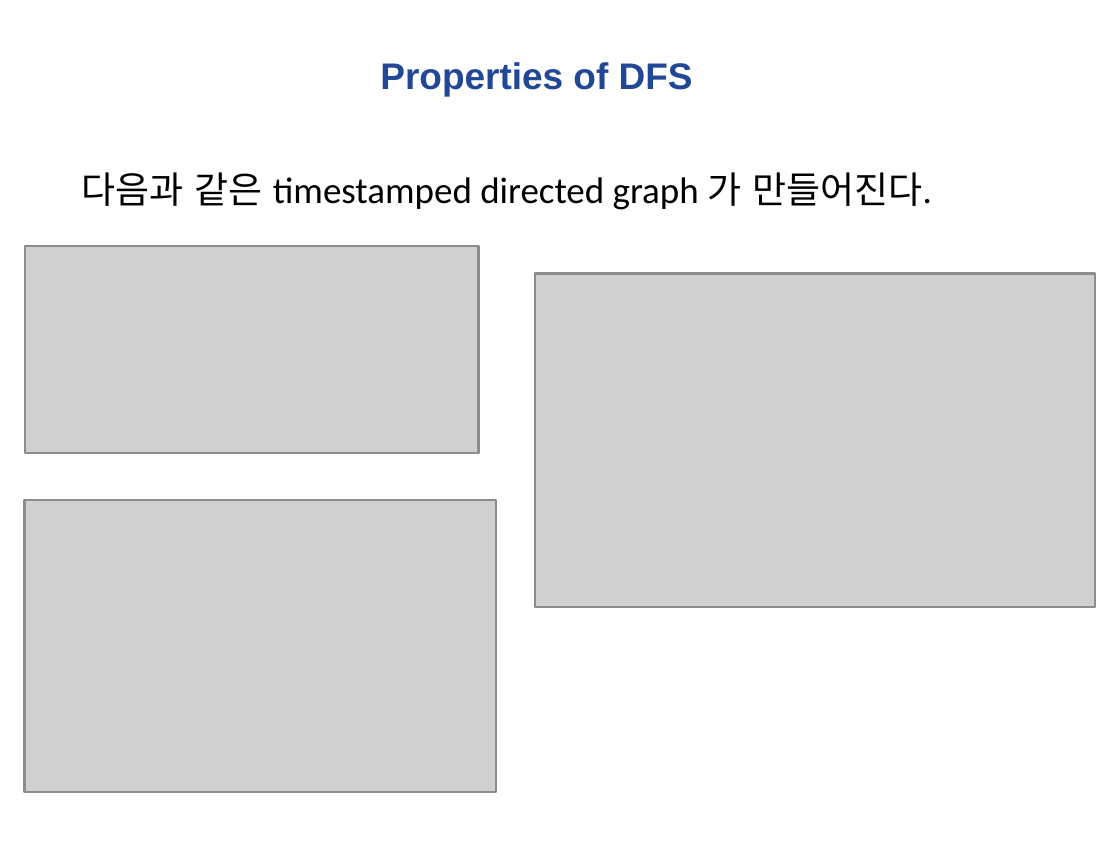
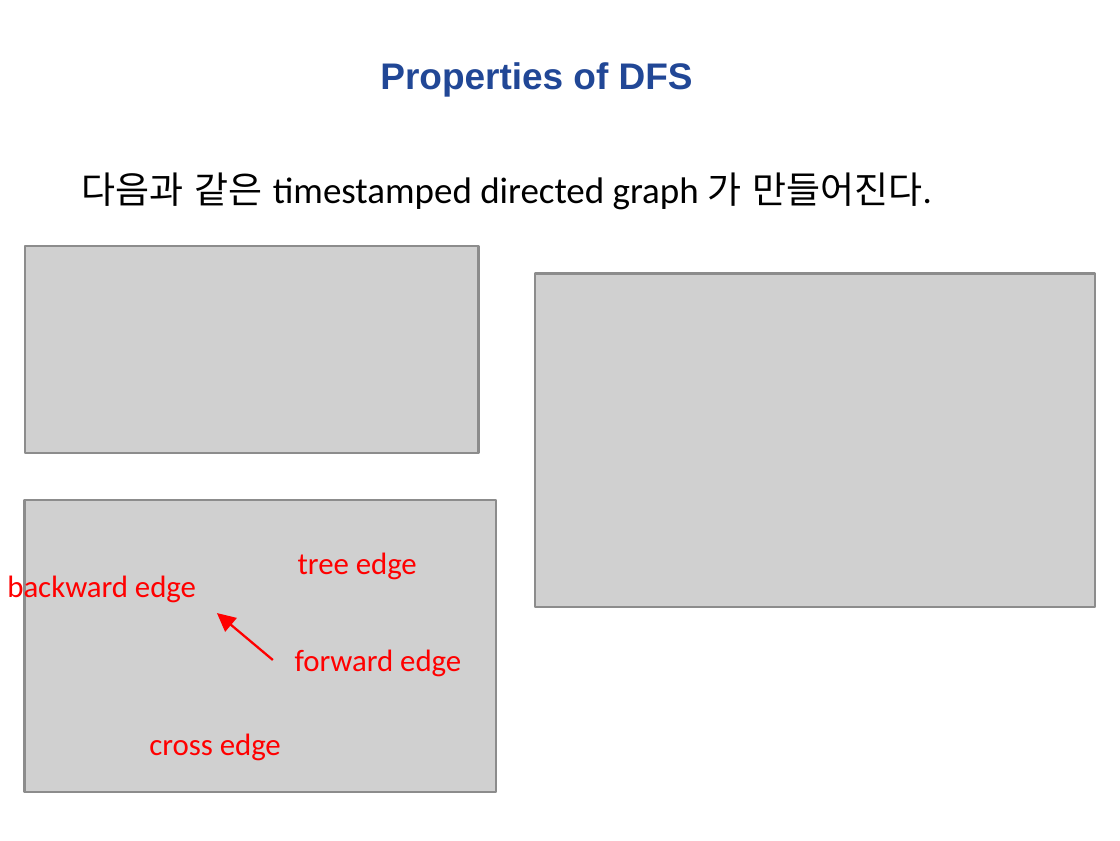
Before and after one commit to mskwon1/2019-2, a slide deck: slide 16 of 알고리즘/lecture11GraphAlgorithms.pptx. Drawn at 1120x841 pixels with LibreOffice and Linux fonts; fonts in the diff are those of the drawing; grey boxes stand for pictures. Boxes give left, top, right and bottom in pixels: in the first picture for what was removed or moved away, otherwise in the second. Text is boxed around its words. In the diff, an @@ line names an element or a change of style, - is before the commit and + after.

```diff
--- a/알고리즘/lecture11GraphAlgorithms.pptx
+++ b/알고리즘/lecture11GraphAlgorithms.pptx
@@ text added at (x1=298, y1=552, x2=417, y2=580), 10 pt, text #FF0000 @@
+tree edge
@@ text added at (x1=7, y1=571, x2=196, y2=605), 10 pt, text #FF0000 @@
+backward edge
@@ arrow added from (273, 660) to (218, 613), #FF0000 0.75 pt @@
@@ text added at (x1=295, y1=649, x2=461, y2=677), 10 pt, text #FF0000 @@
+forward edge
@@ text added at (x1=149, y1=733, x2=281, y2=761), 10 pt, text #FF0000 @@
+cross edge
```
Also in this commit, not shown: 3 other slides changed, 5 slides added, 1 slide removed, 13 other files.
